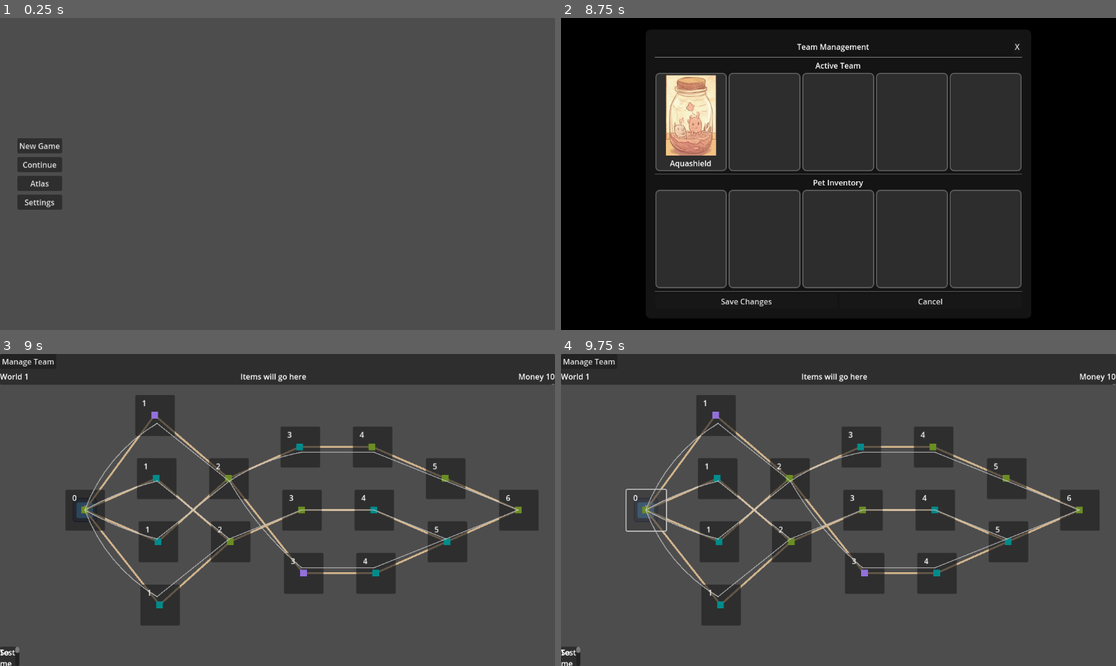
Above: before the commit, frames 1-4 (two rows, left to right).
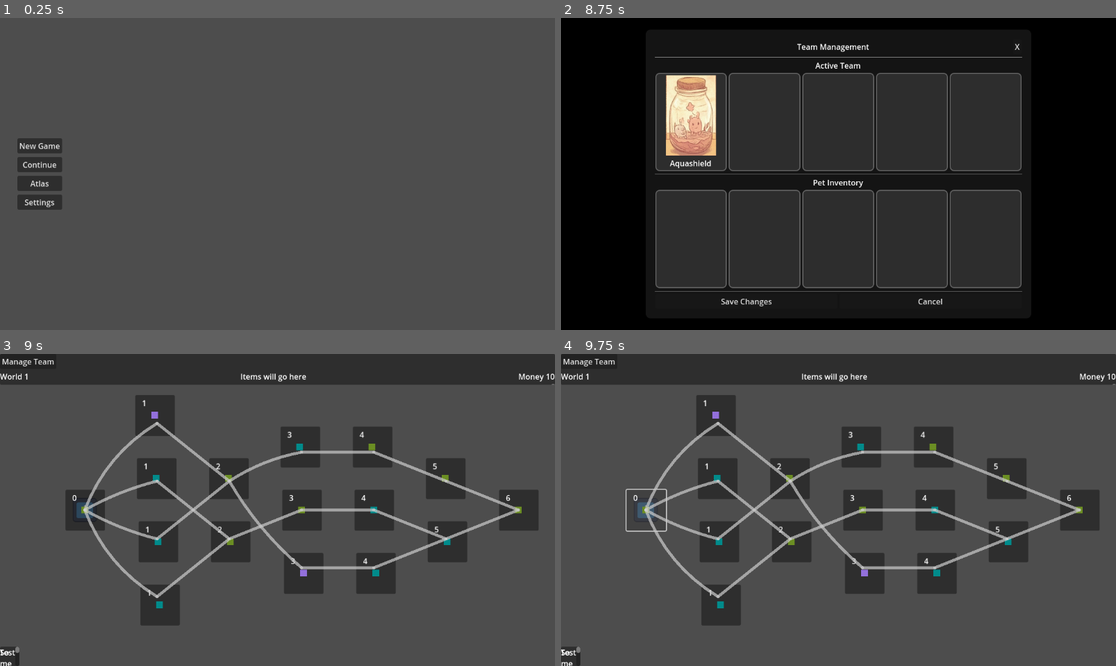
Above: after the commit, the same moments.

Repository: jwNorwood/scifi_idle
Game: Godot game, scene res://Scenes/Screens/MainMenu/MainMenu.tscn
Same seed, same stepped clock (60 frames per second), same inputs: the game is played once before the commit and once after it. The engine's default icon, where the game draws it, is replaced by a stand-in: a white triangle on a blue panel in a dark square.
Inputs (mouse positions are in pixels of both pictures, inside the frame that each line leads up to):
- Up to frame 1 (0.25 s): no input
- Up to frame 2 (8.75 s): click "New Game" at 0.5 s; click "Back to Menu" at 1.25 s; click "New Game" at 2 s; tap Enter at 2.75 s; move the mouse to (960, 158) at 2.77 s; tap R at 2.85 s; click (960, 158) at 2.92 s; click "Choose Flametail" at 3.5 s; click "Confirm Selection" at 4.25 s; click "Choose Aquashield" at 5 s; click "Confirm Selection" at 5.75 s; click "Manage Team" at 6.5 s; click "Manage Team" at 7.25 s; click "Manage Team" at 8 s
- Up to frame 3 (9 s): click "Cancel" at 8.75 s
- Up to frame 4 (9.75 s): click (644, 510) at 9.52 s

Frames 1-2 are identical in both runs. In frame 3, 3.5% of the frame differs, in the area x 15-94%, y 20-80%; in frame 4, 3.5%.

Commit message:
Organization

Diff:
--- /dev/null
+++ b/Resources/Pet/Aquashield.tres
@@ -0,0 +1,17 @@
+[gd_resource type="Resource" script_class="Pet" load_steps=3 format=3 uid="uid://cerhgwvror6lh"]
+
+[ext_resource type="Script" uid="uid://b0efn4rolnv85" path="res://Resources/Pet/pet.gd" id="1_aqua"]
+[ext_resource type="Texture2D" uid="uid://bjdxe7xdgqjvf" path="res://Assets/Pet/2.png" id="2_aqua"]
+
+[resource]
+script = ExtResource("1_aqua")
+name = "Aquashield"
+attack = 10.0
+health = 120
+speed = 8.0
+mana_max = 20
+mana_attack = 2
+mana_start = 20
+texture_card = ExtResource("2_aqua")
+special_attacks = Array[Resource]([])
+active_special_attack = null
--- /dev/null
+++ b/Resources/Pet/BasicPet.tres
@@ -0,0 +1,17 @@
+[gd_resource type="Resource" script_class="Pet" load_steps=3 format=3 uid="uid://dd3ay0p03tvd2"]
+
+[ext_resource type="Script" uid="uid://b0efn4rolnv85" path="res://Resources/Pet/pet.gd" id="1_basic"]
+[ext_resource type="Texture2D" uid="uid://ctlxdun2rg80" path="res://Assets/Pet/1.png" id="2_basic"]
+
+[resource]
+script = ExtResource("1_basic")
+name = "Basic Pet"
+attack = 10.0
+health = 80
+speed = 10.0
+mana_max = 10
+mana_attack = 2
+mana_start = 10
+texture_card = ExtResource("2_basic")
+special_attacks = Array[Resource]([])
+active_special_attack = null
--- /dev/null
+++ b/Resources/Pet/CrystalWolf.tres
@@ -0,0 +1,17 @@
+[gd_resource type="Resource" script_class="Pet" load_steps=3 format=3 uid="uid://bdl846tsdypi6"]
+
+[ext_resource type="Script" uid="uid://b0efn4rolnv85" path="res://Resources/Pet/pet.gd" id="1_crystal"]
+[ext_resource type="Texture2D" uid="uid://cc6n05tge1xx5" path="res://Assets/Pet/7.png" id="2_crystal"]
+
+[resource]
+script = ExtResource("1_crystal")
+name = "Crystal Wolf"
+attack = 11.0
+health = 70
+speed = 16.0
+mana_max = 14
+mana_attack = 3
+mana_start = 14
+texture_card = ExtResource("2_crystal")
+special_attacks = Array[Resource]([])
+active_special_attack = null
--- /dev/null
+++ b/Resources/Pet/Flametail.tres
@@ -0,0 +1,17 @@
+[gd_resource type="Resource" script_class="Pet" load_steps=3 format=3 uid="uid://jpgfyuqnq5kg"]
+
+[ext_resource type="Script" uid="uid://b0efn4rolnv85" path="res://Resources/Pet/pet.gd" id="1_flame"]
+[ext_resource type="Texture2D" uid="uid://ctlxdun2rg80" path="res://Assets/Pet/1.png" id="2_flame"]
+
+[resource]
+script = ExtResource("1_flame")
+name = "Flametail"
+attack = 15.0
+health = 80
+speed = 12.0
+mana_max = 15
+mana_attack = 3
+mana_start = 15
+texture_card = ExtResource("2_flame")
+special_attacks = Array[Resource]([])
+active_special_attack = null
--- /dev/null
+++ b/Resources/Pet/ForestSprite.tres
@@ -0,0 +1,17 @@
+[gd_resource type="Resource" script_class="Pet" load_steps=3 format=3 uid="uid://bw8x4lam7n2q1"]
+
+[ext_resource type="Script" uid="uid://b0efn4rolnv85" path="res://Resources/Pet/pet.gd" id="1_forest"]
+[ext_resource type="Texture2D" uid="uid://dmek4g7ne4hny" path="res://Assets/Pet/4.png" id="2_forest"]
+
+[resource]
+script = ExtResource("1_forest")
+name = "Forest Sprite"
+attack = 8.0
+health = 60
+speed = 14.0
+mana_max = 10
+mana_attack = 2
+mana_start = 10
+texture_card = ExtResource("2_forest")
+special_attacks = Array[Resource]([])
+active_special_attack = null
--- /dev/null
+++ b/Resources/Pet/LavaSalamander.tres
@@ -0,0 +1,17 @@
+[gd_resource type="Resource" script_class="Pet" load_steps=3 format=3 uid="uid://b6va77exwwoct"]
+
+[ext_resource type="Script" uid="uid://b0efn4rolnv85" path="res://Resources/Pet/pet.gd" id="1_lava"]
+[ext_resource type="Texture2D" uid="uid://b1yiw13xtdjyb" path="res://Assets/Pet/8.png" id="2_lava"]
+
+[resource]
+script = ExtResource("1_lava")
+name = "Lava Salamander"
+attack = 13.0
+health = 65
+speed = 12.0
+mana_max = 16
+mana_attack = 4
+mana_start = 16
+texture_card = ExtResource("2_lava")
+special_attacks = Array[Resource]([])
+active_special_attack = null
--- /dev/null
+++ b/Resources/Pet/RockGolem.tres
@@ -0,0 +1,17 @@
+[gd_resource type="Resource" script_class="Pet" load_steps=3 format=3 uid="uid://dax2m5r8t4p7w"]
+
+[ext_resource type="Script" uid="uid://b0efn4rolnv85" path="res://Resources/Pet/pet.gd" id="1_rock"]
+[ext_resource type="Texture2D" uid="uid://bjdqxe8j3vwbp" path="res://Assets/Pet/5.png" id="2_rock"]
+
+[resource]
+script = ExtResource("1_rock")
+name = "Rock Golem"
+attack = 12.0
+health = 90
+speed = 6.0
+mana_max = 8
+mana_attack = 3
+mana_start = 8
+texture_card = ExtResource("2_rock")
+special_attacks = Array[Resource]([])
+active_special_attack = null
--- /dev/null
+++ b/Resources/Pet/Voltdash.tres
@@ -0,0 +1,17 @@
+[gd_resource type="Resource" script_class="Pet" load_steps=3 format=3 uid="uid://disch1wjps7lq"]
+
+[ext_resource type="Script" uid="uid://b0efn4rolnv85" path="res://Resources/Pet/pet.gd" id="1_volt"]
+[ext_resource type="Texture2D" uid="uid://b8ltjhlfxkcge" path="res://Assets/Pet/3.png" id="2_volt"]
+
+[resource]
+script = ExtResource("1_volt")
+name = "Voltdash"
+attack = 12.0
+health = 90
+speed = 18.0
+mana_max = 12
+mana_attack = 4
+mana_start = 12
+texture_card = ExtResource("2_volt")
+special_attacks = Array[Resource]([])
+active_special_attack = null
--- /dev/null
+++ b/Resources/Pet/WindFalcon.tres
@@ -0,0 +1,17 @@
+[gd_resource type="Resource" script_class="Pet" load_steps=3 format=3 uid="uid://d1y6n3k8v5m2r"]
+
+[ext_resource type="Script" uid="uid://b0efn4rolnv85" path="res://Resources/Pet/pet.gd" id="1_wind"]
+[ext_resource type="Texture2D" uid="uid://cxvjep20vx2l7" path="res://Assets/Pet/6.png" id="2_wind"]
+
+[resource]
+script = ExtResource("1_wind")
+name = "Wind Falcon"
+attack = 10.0
+health = 50
+speed = 20.0
+mana_max = 12
+mana_attack = 2
+mana_start = 12
+texture_card = ExtResource("2_wind")
+special_attacks = Array[Resource]([])
+active_special_attack = null
--- a/Scenes/Component/Encounter/encoutner.gd
+++ b/Scenes/Component/Encounter/encoutner.gd
@@ -67,23 +67,6 @@
 func moveToChildNodes():
 	return
 
-func drawArrows():
-	queue_redraw()
-
-func _draw():
-	var path = Color.TAN
-	if (childNodes.size() == 0):
-		return
-	for child in childNodes:
-		if (!child):
-			return
-		var center = getPosition()
-		var c = getNodeById(child.id)
-		if (!c):
-			return
-		var childCenter = c.getPosition()
-		draw_line(Vector2(0 , 0), Vector2(to_local(childCenter).x, to_local(childCenter).y), path, 4)
-
 func getNodeById(i):
 	var encounters = getEncounters()
 	for encounter in encounters:
@@ -105,8 +88,6 @@
 func getPosition():
 	return get_global_position()
 
-func _on_sleeping_state_changed():
-	drawArrows()
 
 func enterEncounter(parent: Node):
 	var scene = load(getEncounterInfo().scene).instantiate()
--- a/Scenes/Screens/Combat/Combat.tscn
+++ b/Scenes/Screens/Combat/Combat.tscn
@@ -1,9 +1,6 @@
-[gd_scene load_steps=9 format=3 uid="uid://c30rrpu02xnbm"]
+[gd_scene load_steps=6 format=3 uid="uid://c30rrpu02xnbm"]
 
 [ext_resource type="PackedScene" uid="uid://bqg5epfjqehj1" path="res://Scenes/Component/Player_Combat/player.tscn" id="1_mgmfq"]
-[ext_resource type="Resource" uid="uid://c7nn1snlqca1e" path="res://Resources/Pet/Test2Pet.tres" id="2_w8ikl"]
-[ext_resource type="Resource" uid="uid://b5y13n2nrk1qf" path="res://Resources/Pet/Test3Pet.tres" id="3_x2d47"]
-[ext_resource type="Resource" uid="uid://bkqkmjdycroj7" path="res://Resources/Pet/TestPet.tres" id="4_u4ych"]
 [ext_resource type="PackedScene" uid="uid://xe86a5b8y54o" path="res://Scenes/Screens/Combat/CombatUi.tscn" id="5_1tkos"]
 [ext_resource type="Script" uid="uid://cxfa6518f3085" path="res://Scenes/Screens/Combat/Managers/combatManager.gd" id="6_vsb8f"]
 [ext_resource type="PackedScene" uid="uid://e8euawp0v1a8" path="res://Scenes/Component/Dialogue/Dialogue.tscn" id="7_a6pxh"]
@@ -14,9 +11,6 @@
 [node name="Game Elements" type="Node" parent="."]
 
 [node name="Player" parent="Game Elements" groups=["player"] instance=ExtResource("1_mgmfq")]
-position = Vector2(404, 368)
-
-[node name="Player2" parent="Game Elements" groups=["player"] instance=ExtResource("1_mgmfq")]
 position = Vector2(404, 368)
 
 [node name="Enemy" parent="Game Elements" groups=["enemy"] instance=ExtResource("1_mgmfq")]
--- a/Scenes/Screens/Combat/Managers/combatManager.gd
+++ b/Scenes/Screens/Combat/Managers/combatManager.gd
@@ -26,75 +26,14 @@
 
 func _create_wild_pet_pool():
 	"""Create a pool of wild pets for random encounters"""
-	# Wild Pet 1: Forest Sprite (Basic type)
-	var wild1 = Pet.new()
-	wild1.name = "Forest Sprite"
-	wild1.attack = 8.0
-	wild1.health = 60
-	wild1.speed = 14.0
-	wild1.mana_max = 10
-	wild1.mana_attack = 2
-	wild1.mana_start = 10
-
-	# Wild Pet 2: Rock Golem (Earth type)
-	var wild2 = Pet.new()
-	wild2.name = "Rock Golem"
-	wild2.attack = 12.0
-	wild2.health = 90
-	wild2.speed = 6.0
-	wild2.mana_max = 8
-	wild2.mana_attack = 3
-	wild2.mana_start = 8
-
-	# Wild Pet 3: Wind Falcon (Air type)
-	var wild3 = Pet.new()
-	wild3.name = "Wind Falcon"
-	wild3.attack = 10.0
-	wild3.health = 50
-	wild3.speed = 20.0
-	wild3.mana_max = 12
-	wild3.mana_attack = 2
-	wild3.mana_start = 12
-
-	# Wild Pet 4: Crystal Wolf (Ice type)
-	var wild4 = Pet.new()
-	wild4.name = "Crystal Wolf"
-	wild4.attack = 11.0
-	wild4.health = 70
-	wild4.speed = 16.0
-	wild4.mana_max = 14
-	wild4.mana_attack = 3
-	wild4.mana_start = 14
-
-	# Wild Pet 5: Lava Salamander (Fire type)
-	var wild5 = Pet.new()
-	wild5.name = "Lava Salamander"
-	wild5.attack = 13.0
-	wild5.health = 65
-	wild5.speed = 12.0
-	wild5.mana_max = 16
-	wild5.mana_attack = 4
-	wild5.mana_start = 16
-
-	# Try to load textures for wild pets (reuse existing assets)
-	_try_load_wild_pet_textures([wild1, wild2, wild3, wild4, wild5])
+	# Load pet resources from files
+	var wild1 = load("res://Resources/Pet/ForestSprite.tres") as Pet
+	var wild2 = load("res://Resources/Pet/RockGolem.tres") as Pet
+	var wild3 = load("res://Resources/Pet/WindFalcon.tres") as Pet
+	var wild4 = load("res://Resources/Pet/CrystalWolf.tres") as Pet
+	var wild5 = load("res://Resources/Pet/LavaSalamander.tres") as Pet
 
 	wild_pet_pool = [wild1, wild2, wild3, wild4, wild5]
-
-func _try_load_wild_pet_textures(pets: Array[Pet]):
-	"""Try to load textures for wild pets"""
-	var texture_paths = [
-		"res://Assets/Pet/4.png",
-		"res://Assets/Pet/5.png",
-		"res://Assets/Pet/6.png",
-		"res://Assets/Pet/7.png",
-		"res://Assets/Pet/8.png"
-	]
-
-	for i in range(min(pets.size(), texture_paths.size())):
-		var texture = load(texture_paths[i]) as Texture2D
-		if texture:
-			pets[i].texture_card = texture
 
 func _setup_player_team():
 	"""Set up player team from GlobalPlayer data"""
@@ -120,19 +59,7 @@
 
 func _create_fallback_player_team():
 	"""Create a fallback team if player has no pets"""
-	var fallback_pet = Pet.new()
-	fallback_pet.name = "Basic Pet"
-	fallback_pet.attack = 10.0
-	fallback_pet.health = 80
-	fallback_pet.speed = 10.0
-	fallback_pet.mana_max = 10
-	fallback_pet.mana_attack = 2
-	fallback_pet.mana_start = 10
-
-	# Try to load a texture
-	var texture = load("res://Assets/Pet/1.png") as Texture2D
-	if texture:
-		fallback_pet.texture_card = texture
+	var fallback_pet = load("res://Resources/Pet/BasicPet.tres") as Pet
 
 	# Convert to Array[Resource] for compatibility
 	var resource_team: Array[Resource] = [fallback_pet as Resource]
--- a/Scenes/Screens/Overworld/NewOverworldDemo.tscn
+++ b/Scenes/Screens/Overworld/NewOverworldDemo.tscn
@@ -1,20 +1,24 @@
-[gd_scene load_steps=4 format=3 uid="uid://c5yam8k7p4q2r"]
+[gd_scene load_steps=4 format=3 uid="uid://cvyn4v2d0rylr"]
 
-[ext_resource type="Script" path="res://Scenes/Screens/Overworld/NewOverworldManager.gd" id="1_x8w3m"]
+[ext_resource type="Script" uid="uid://bf2iskbcdn7om" path="res://Scenes/Screens/Overworld/NewOverworldManager.gd" id="1_x8w3m"]
 [ext_resource type="PackedScene" uid="uid://meys4iq7byla" path="res://Scenes/Component/Player_Overworld/Player_Overworld.tscn" id="2_y9z4n"]
-[ext_resource type="Script" path="res://Scenes/Screens/Overworld/SimpleModal.gd" id="3_a5b7c"]
+[ext_resource type="Script" uid="uid://0u8uomup01aj" path="res://Scenes/Screens/Overworld/SimpleModal.gd" id="3_a5b7c"]
 
 [node name="NewOverworldDemo" type="Control"]
 layout_mode = 3
 anchors_preset = 15
 anchor_right = 1.0
 anchor_bottom = 1.0
+grow_horizontal = 2
+grow_vertical = 2
 
 [node name="Background" type="ColorRect" parent="."]
 layout_mode = 1
 anchors_preset = 15
 anchor_right = 1.0
 anchor_bottom = 1.0
+grow_horizontal = 2
+grow_vertical = 2
 color = Color(0.1, 0.15, 0.2, 1)
 
 [node name="Instructions" type="Label" parent="."]
@@ -26,6 +30,7 @@
 offset_top = -120.0
 offset_right = 600.0
 offset_bottom = -20.0
+grow_vertical = 0
 text = "New Overworld Demo:
 • Consistent spacing between nodes in a graph structure
 • Clear path from start to end with multiple routes
@@ -37,7 +42,6 @@
 [node name="OverworldManager" type="Node" parent="."]
 script = ExtResource("1_x8w3m")
 map_layers = 4
-min_nodes_per_layer = 2
 max_nodes_per_layer = 3
 
 [node name="OverworldContent" type="CanvasLayer" parent="."]
@@ -51,6 +55,8 @@
 anchor_top = 0.5
 anchor_right = 0.5
 anchor_bottom = 0.5
+grow_horizontal = 2
+grow_vertical = 2
 
 [node name="Player" parent="OverworldContent" instance=ExtResource("2_y9z4n")]
 unique_name_in_owner = true
@@ -58,12 +64,14 @@
 
 [node name="ModalEncounterInfo" type="Control" parent="."]
 unique_name_in_owner = true
-layout_mode = 3
+layout_mode = 1
 anchors_preset = 8
 anchor_left = 0.5
 anchor_top = 0.5
 anchor_right = 0.5
 anchor_bottom = 0.5
+grow_horizontal = 2
+grow_vertical = 2
 script = ExtResource("3_a5b7c")
 
 [node name="Panel" type="Panel" parent="ModalEncounterInfo"]
@@ -82,6 +90,8 @@
 offset_top = 10.0
 offset_right = -10.0
 offset_bottom = -10.0
+grow_horizontal = 2
+grow_vertical = 2
 
 [node name="Title" type="Label" parent="ModalEncounterInfo/Panel/VBoxContainer"]
 layout_mode = 2
@@ -96,7 +106,9 @@
 
 [node name="ActiveEncounter" type="Control" parent="."]
 unique_name_in_owner = true
-layout_mode = 3
+layout_mode = 1
 anchors_preset = 15
 anchor_right = 1.0
 anchor_bottom = 1.0
+grow_horizontal = 2
+grow_vertical = 2
--- a/Scenes/Screens/Overworld/NewOverworldManager.gd
+++ b/Scenes/Screens/Overworld/NewOverworldManager.gd
@@ -59,7 +59,6 @@
 	"""Generate the map and create visual nodes"""
 	map_data = map_generator.generate_overworld_map()
 	_create_encounter_nodes()
-	_draw_connections()
 
 func _on_map_generated(generated_map_data: Dictionary):
 	"""Handle map generation completion"""
@@ -124,14 +123,6 @@
 		_:
 			return encounters.WILD
 
-func _draw_connections():
-	"""Draw visual connections between nodes"""
-	# This will be handled by the individual Encounter nodes
-	# Each node will draw lines to its children
-	for node_id in encounter_nodes.keys():
-		var encounter = encounter_nodes[node_id]
-		encounter.drawArrows()
-
 func _setup_player():
 	"""Setup player starting position and connections"""
 	player.travel_finished.connect(_on_player_finished_travel)
--- a/Scenes/Screens/Overworld/OverworldManagerIntegrated.gd
+++ b/Scenes/Screens/Overworld/OverworldManagerIntegrated.gd
@@ -147,7 +147,7 @@
 			path_line.add_point(point)
 
 		# Style the path
-		path_line.width = 2.0
+		path_line.width = 6.0
 		path_line.default_color = Color(0.8, 0.8, 0.8, 0.7)  # Semi-transparent white
 		path_line.joint_mode = Line2D.LINE_JOINT_ROUND
 		path_line.begin_cap_mode = Line2D.LINE_CAP_ROUND
--- a/Scenes/Screens/PetSelection/PetSelectionScreen.gd
+++ b/Scenes/Screens/PetSelection/PetSelectionScreen.gd
@@ -102,53 +102,12 @@
 
 func _create_starter_pets():
 	"""Create the three starter pet options"""
-	# Pet 1: Flametail (Fire-type, balanced)
-	var pet1 = Pet.new()
-	pet1.name = "Flametail"
-	pet1.attack = 15.0
-	pet1.health = 80
-	pet1.speed = 12.0
-	pet1.mana_max = 15
-	pet1.mana_attack = 3
-	pet1.mana_start = 15
-
-	# Pet 2: Aquashield (Water-type, tanky)
-	var pet2 = Pet.new()
-	pet2.name = "Aquashield"
-	pet2.attack = 10.0
-	pet2.health = 120
-	pet2.speed = 8.0
-	pet2.mana_max = 20
-	pet2.mana_attack = 2
-	pet2.mana_start = 20
-
-	# Pet 3: Voltdash (Electric-type, fast)
-	var pet3 = Pet.new()
-	pet3.name = "Voltdash"
-	pet3.attack = 12.0
-	pet3.health = 90
-	pet3.speed = 18.0
-	pet3.mana_max = 12
-	pet3.mana_attack = 4
-	pet3.mana_start = 12
-
-	# Try to load textures from existing assets
-	_try_load_pet_textures([pet1, pet2, pet3])
+	# Load starter pets from resources
+	var pet1 = load("res://Resources/Pet/Flametail.tres") as Pet
+	var pet2 = load("res://Resources/Pet/Aquashield.tres") as Pet
+	var pet3 = load("res://Resources/Pet/Voltdash.tres") as Pet
 
 	starter_pets = [pet1, pet2, pet3]
-
-func _try_load_pet_textures(pets: Array[Pet]):
-	"""Try to load pet textures from the Assets/Pet folder"""
-	var texture_paths = [
-		"res://Assets/Pet/1.png",
-		"res://Assets/Pet/2.png",
-		"res://Assets/Pet/3.png"
-	]
-
-	for i in range(min(pets.size(), texture_paths.size())):
-		var texture = load(texture_paths[i]) as Texture2D
-		if texture:
-			pets[i].texture_card = texture
 
 func _setup_pet_display():
 	"""Set up the visual display of the three pets"""
Not shown: 1 places in Scenes/Screens/Overworld/Overworld.tscn that only renumber resources
